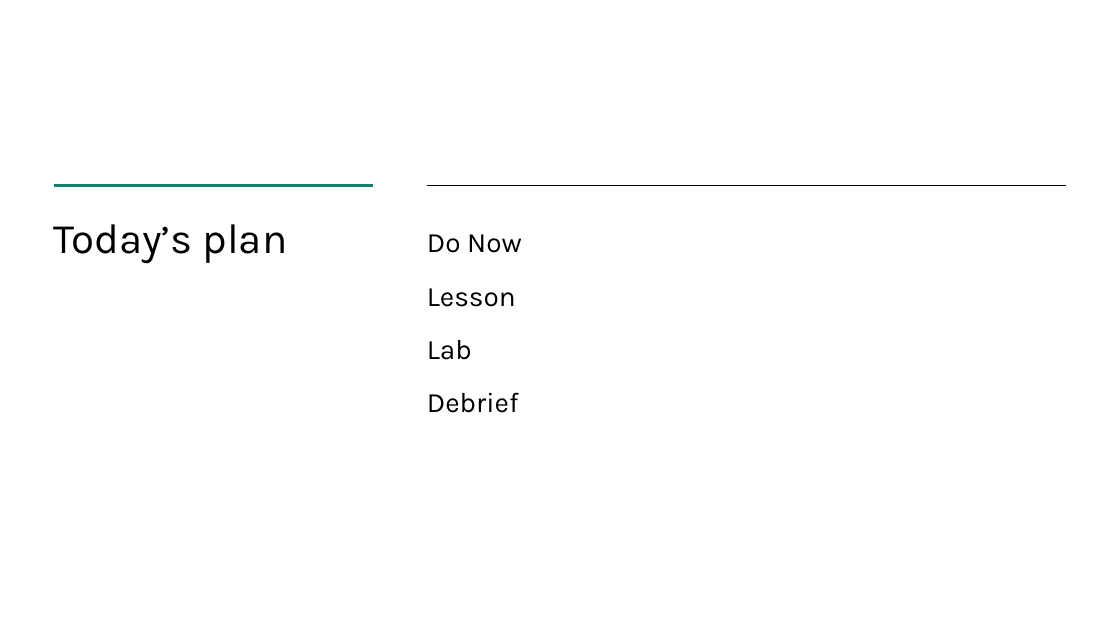
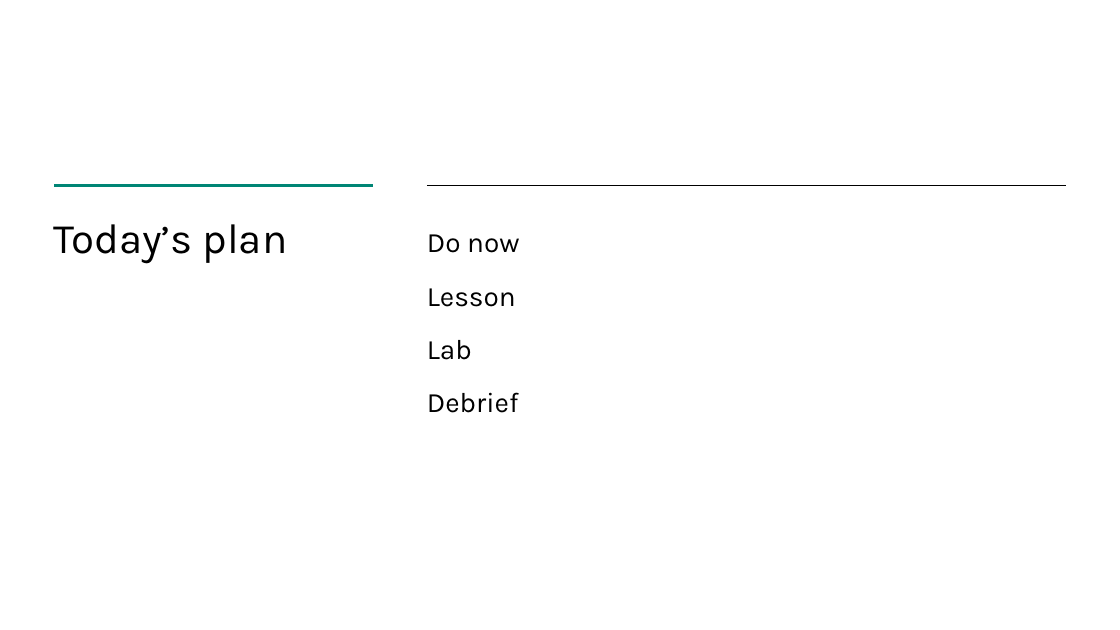
Before and after one commit to TEALSK12/2nd-semester-introduction-to-computer-science, a slide deck: slide 3 of units/2_unit/slidedecks/Intro Python 2.04 TEALS.pptx. Drawn at 1120x630 pixels with LibreOffice and Linux fonts; fonts in the diff are those of the drawing; background and template pictures are left out. Boxes give left, top, right and bottom in pixels: in the first picture for what was removed or moved away, otherwise in the second. Text is boxed around its words. In the diff, an @@ line names an element or a change of style, - is before the commit and + after.

```diff
--- a/units/2_unit/slidedecks/Intro Python 2.04 TEALS.pptx
+++ b/units/2_unit/slidedecks/Intro Python 2.04 TEALS.pptx
@@ text at (427, 234, 519, 253): text changed @@
-Do Now
+Do now
```
Also in this commit, not shown: 10 other slides changed.
